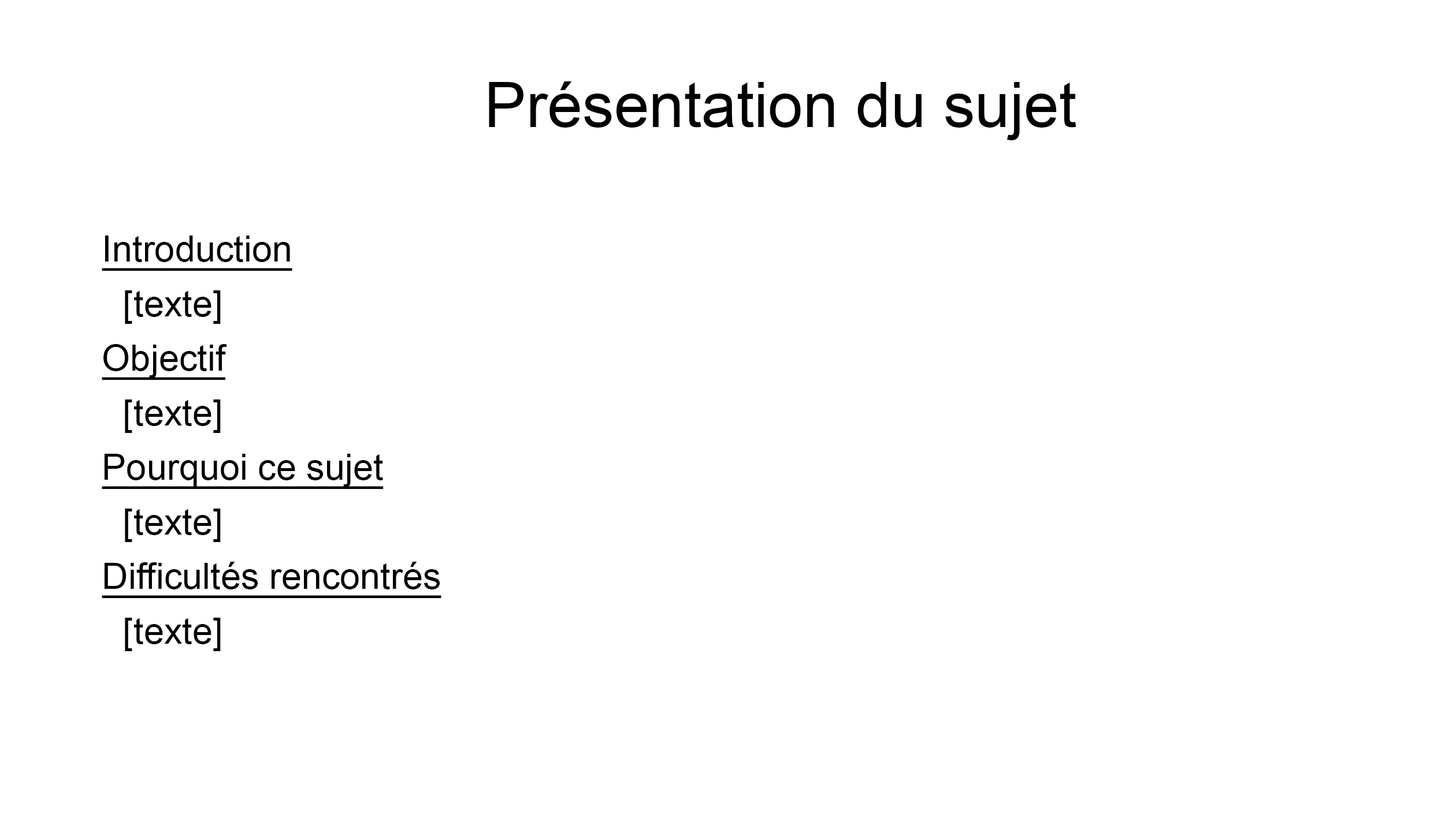
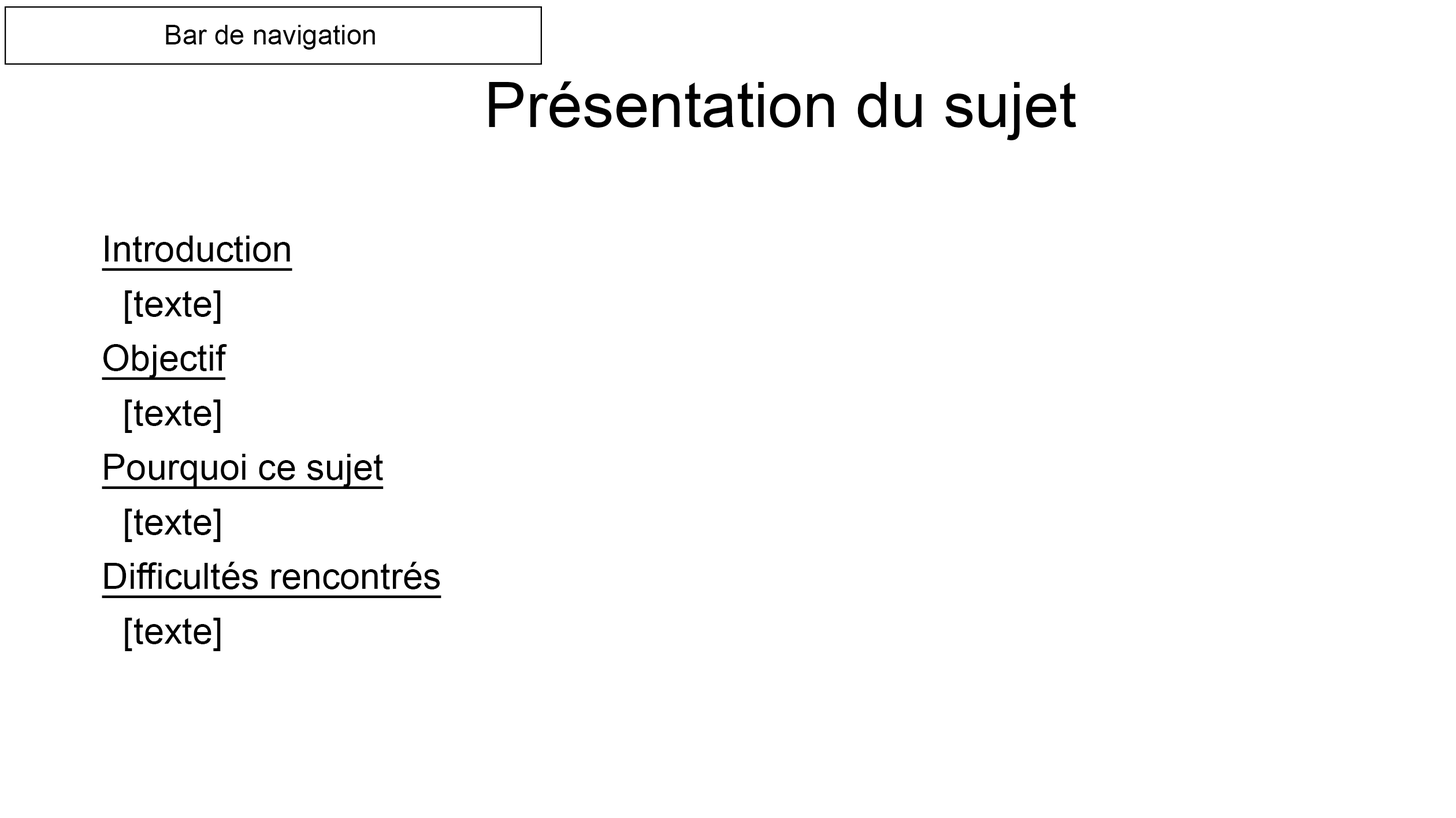
Two versions of the same layered image (1456x818). Layer-by-layer changes:
added group "bar de navigation" with 2 layers above "Introduction [texte] Objectif [texte] Pourquoi ce sujet [tex" over (4, 6, 542, 65)
added layer "Bar de navigation" in group "bar de navigation" over (165, 24, 375, 50)
added layer "Rectangle 2" in group "bar de navigation" over (4, 6, 542, 65)
